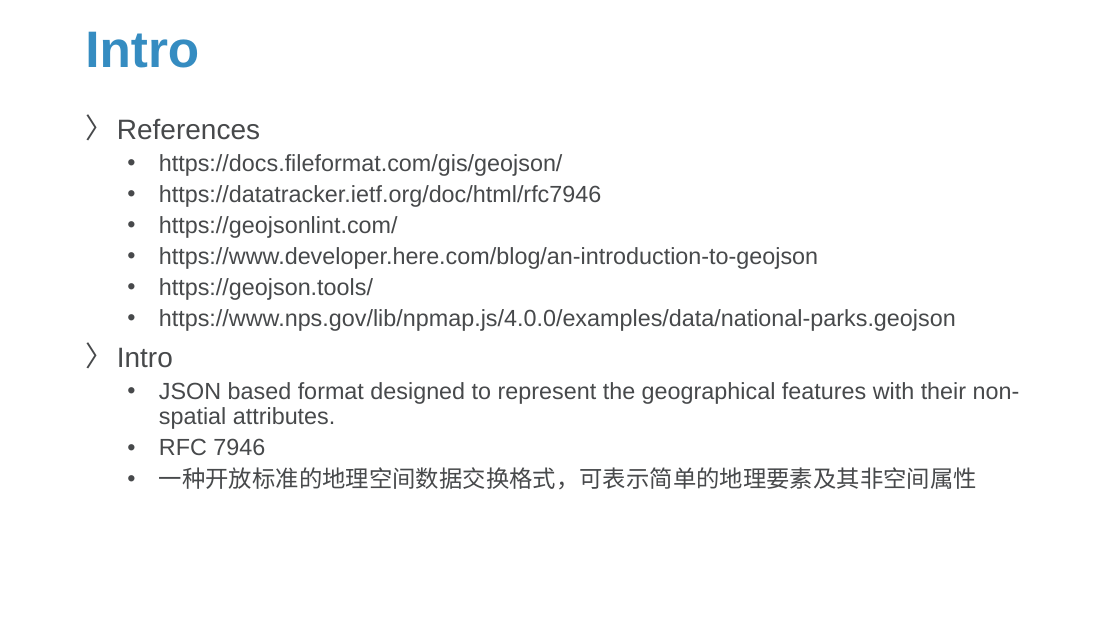
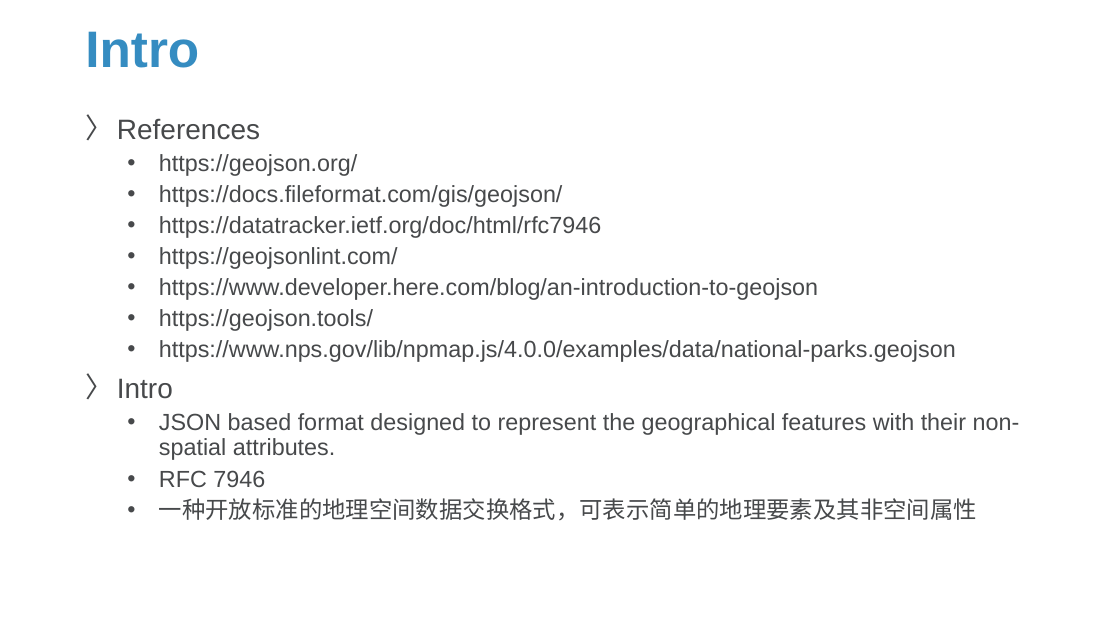
Before and after one commit to Sparks-Lu/TechNotes, a slide deck: slide 2 of 3D/GeoJson-Notes.pptx. Drawn at 1120x630 pixels with LibreOffice and Linux fonts; fonts in the diff are those of the drawing; background and template pictures are left out. Boxes give left, top, right and bottom in pixels: in the first picture for what was removed or moved away, otherwise in the second. Text is boxed around its words. In the diff, an @@ line names an element or a change of style, - is before the commit and + after.

```diff
--- a/3D/GeoJson-Notes.pptx
+++ b/3D/GeoJson-Notes.pptx
@@ text at box(159, 154, 358, 176): paragraph added @@
+  • https://geojson.org/
```
Also in this commit, not shown: 1 other slide changed, 3 slides added, 3 other files.
